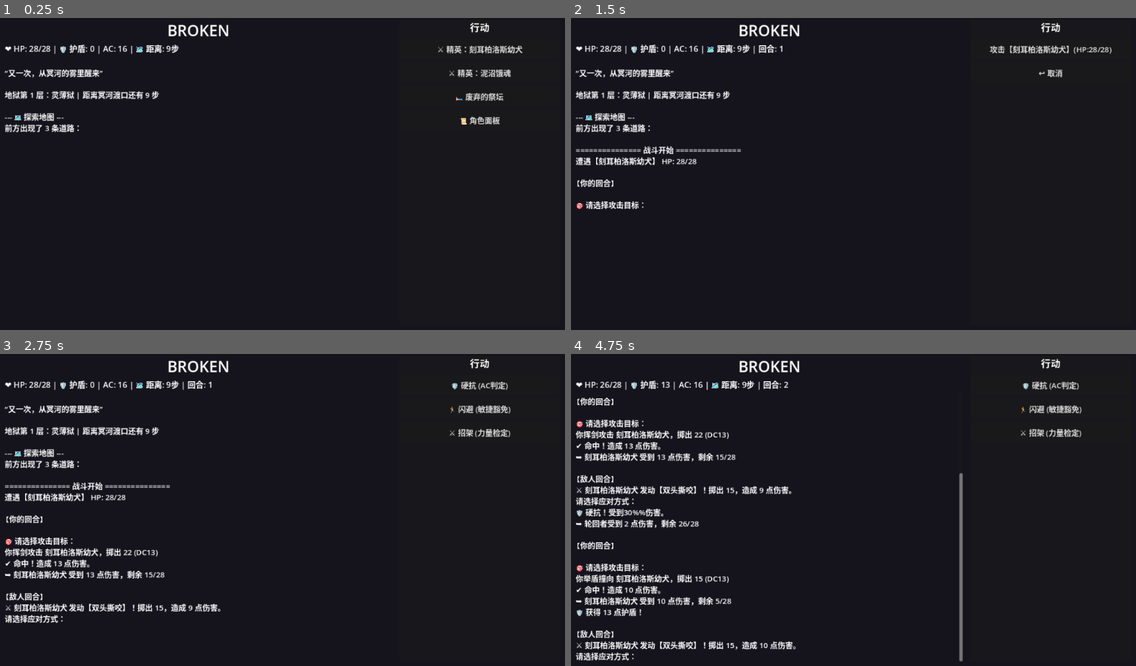
Above: before the commit, frames 1-4 (two rows, left to right).
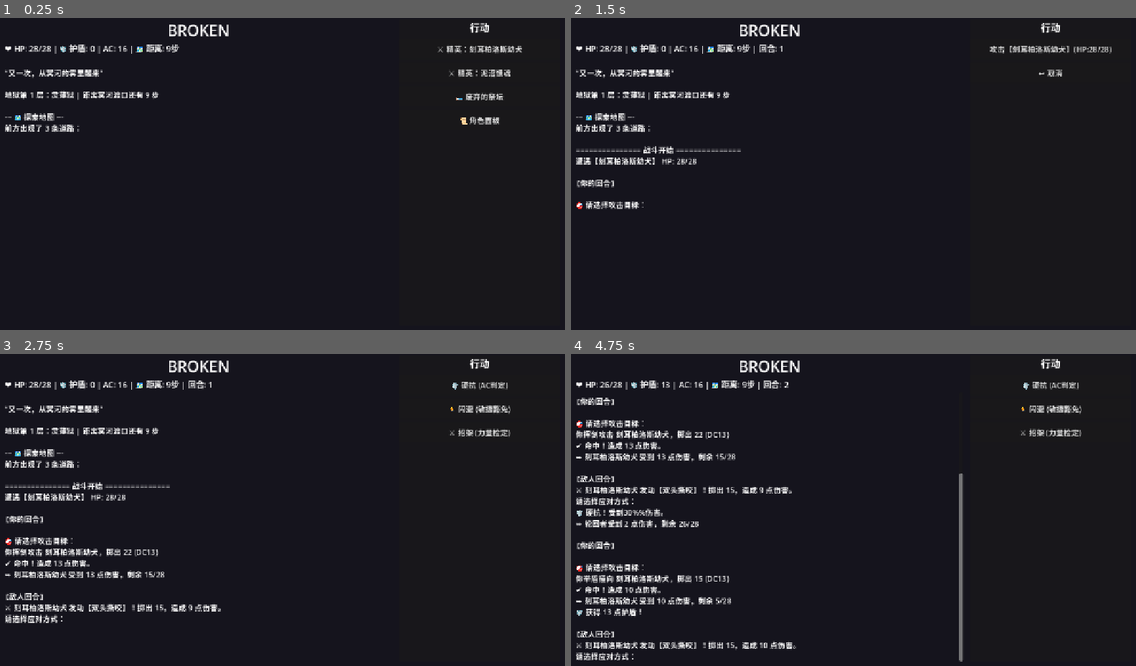
Above: after the commit, the same moments.

Repository: mycotto/Broken
Game: Godot game, scene res://Main.tscn
Two runs of this game, one before a commit and one after it. Both use one fixed random seed, a clock stepped at 60 frames per second and the inputs below.
Inputs:
- Up to frame 1 (0.25 s): no input
- Up to frame 2 (1.5 s): click "⚔️ 精英：刻耳柏洛斯幼犬" at 0.5 s; click "⚔️ 强力攻击 (1d10+5)" at 1.25 s
- Up to frame 3 (2.75 s): click "攻击【刻耳柏洛斯幼犬】(HP:28/28)" at 2 s
- Up to frame 4 (4.75 s): click "🛡️ 硬抗 (AC判定)" at 2.75 s; click "🛡️ 护盾猛击 (1d8+5 伤害+护盾)" at 3.5 s; click "攻击【刻耳柏洛斯幼犬】(HP:15/28)" at 4.25 s

The runs differ from the first frame. In frame 1, 1.9% of the frame differs, in the area x 0-93%, y 1-37%; in frame 2, 2.6%; in frame 3, 4.3%; in frame 4, 5.5%, in the area x 0-91%, y 1-99%.

Commit message:
Add unencrypted Windows export preset

Diff:
--- a/Broken/project.godot
+++ b/Broken/project.godot
@@ -1,21 +1,28 @@
-; Broken — a Godot migration of the original Textual roguelike.
-; Visual assets are intentionally left as UI placeholders for now.
+; Engine configuration file.
+; It's best edited using the editor UI and not directly,
+; since the parameters that go here are not all obvious.
+;
+; Format:
+;   [section] ; section goes between []
+;   param=value ; assign values to parameters
+
 config_version=5
 
 [application]
+
 config/name="Broken"
 run/main_scene="res://Main.tscn"
 config/features=PackedStringArray("4.7")
 
 [display]
 
-[display/window]
-size/viewport_width=1280
-size/viewport_height=720
-size/window_width_override=1280
-size/window_height_override=720
-stretch/mode="canvas_items"
+window/size/viewport_width=1280
+window/size/viewport_height=720
+window/size/window_width_override=1280
+window/size/window_height_override=720
+window/stretch/mode="canvas_items"
 
 [rendering]
+
 renderer/rendering_method="gl_compatibility"
 renderer/rendering_method.mobile="gl_compatibility"
Not shown, added: Broken/export_presets.cfg
Not shown, changed: .gitignore
